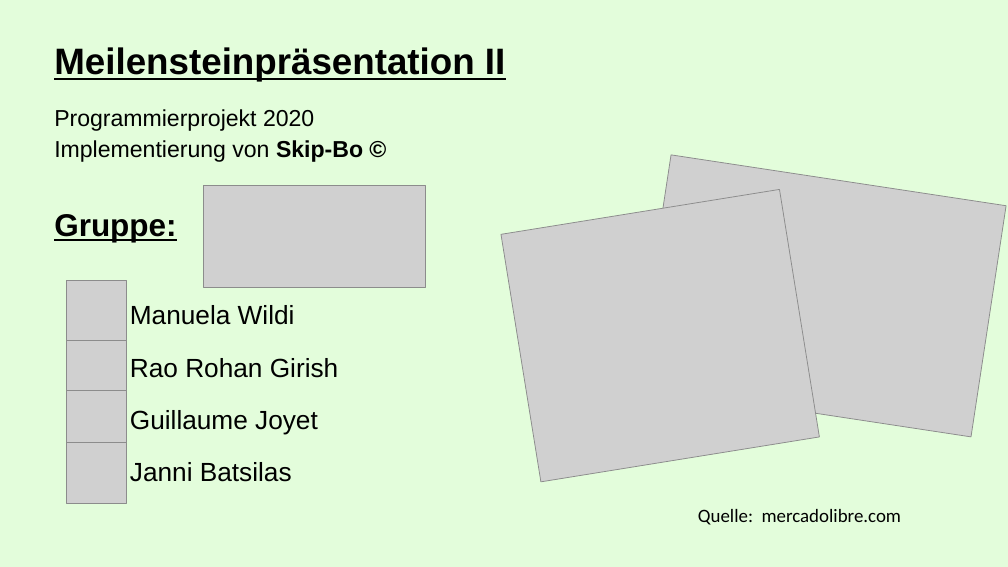
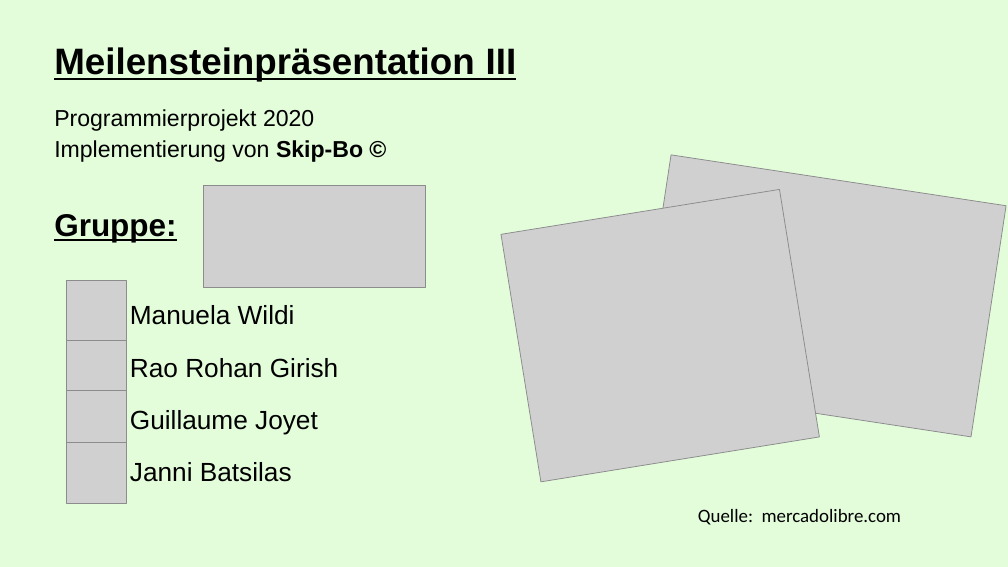
Before and after one commit to gjoyet/skipBo, a slide deck: slide 1 of 00_General/Presentation/MS 3/Presentation_Milestone_iii_Master.pptx. Drawn at 1008x567 pixels with LibreOffice and Linux fonts; fonts in the diff are those of the drawing; grey boxes stand for pictures. Boxes give left, top, right and bottom in pixels: in the first picture for what was removed or moved away, otherwise in the second. Text is boxed around its words. In the diff, an @@ line names an element or a change of style, - is before the commit and + after.

Commit message:
changed title file of Powerpoint

```diff
--- a/00_General/Presentation/MS 3/Presentation_Milestone_iii_Master.pptx
+++ b/00_General/Presentation/MS 3/Presentation_Milestone_iii_Master.pptx
@@ text at [54,47,517,81]: text changed @@
-Meilensteinpräsentation II
+Meilensteinpräsentation III
```
